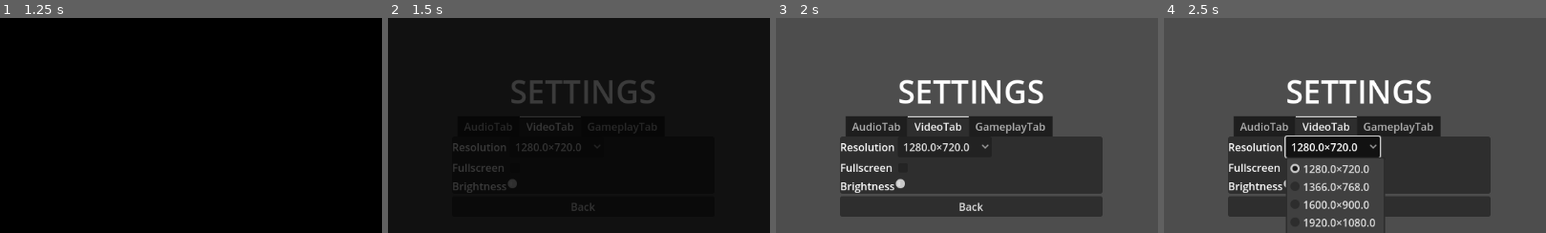
Above: before the commit, frames 1-4 (left to right).
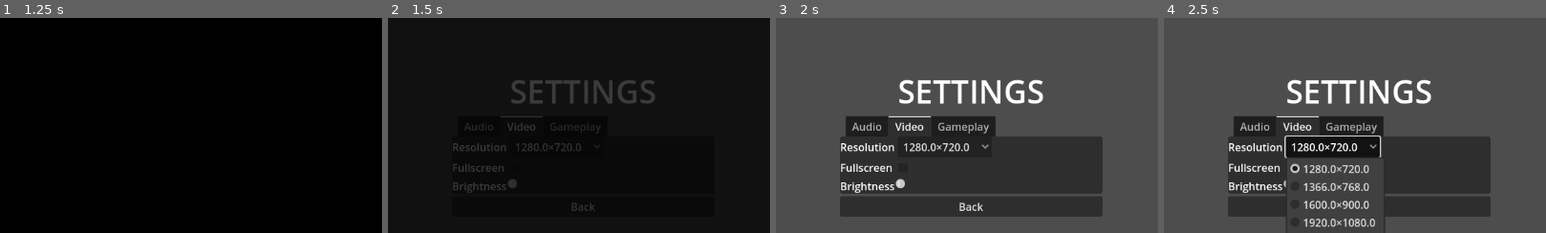
Above: after the commit, the same moments.

Repository: leslieharding/Mnemosyne
Game: Godot game, scene res://Scenes/MainMenu.tscn
Two runs of this game, one before a commit and one after it. Both use one fixed random seed, a clock stepped at 60 frames per second and the inputs below. The project has no main scene, so this scene is started directly.
Inputs:
- Up to frame 1 (1.25 s): click "Settings" at 0.5 s
- Up to frame 2 (1.5 s): click "New Game" at 1.25 s
- Up to frame 3 (2 s): no input
- Up to frame 4 (2.5 s): click "1280.0×720.0" at 2 s
The pictures show only the part of the screen within x 24-74%, y 22-72%; the shares and areas given below are measured in that part.

Frame 1 is identical in both runs. In frame 2, 0.3% of the frame differs, in the area x 28-58%, y 45-54%; in frame 3, 2.1%, in the area x 27-73%, y 45-56%; in frame 4, 2.1%.

Commit message:
update

Diff:
--- a/Scenes/SettingsMenu.tscn
+++ b/Scenes/SettingsMenu.tscn
@@ -43,91 +43,91 @@
 layout_mode = 2
 current_tab = 1
 
-[node name="AudioTab" type="VBoxContainer" parent="SettingsContainer/TabContainer"]
+[node name="Audio" type="VBoxContainer" parent="SettingsContainer/TabContainer"]
 visible = false
 layout_mode = 2
 metadata/_tab_index = 0
 
-[node name="MasterVolumeContainer" type="HBoxContainer" parent="SettingsContainer/TabContainer/AudioTab"]
+[node name="MasterVolumeContainer" type="HBoxContainer" parent="SettingsContainer/TabContainer/Audio"]
 layout_mode = 2
 
-[node name="Label" type="Label" parent="SettingsContainer/TabContainer/AudioTab/MasterVolumeContainer"]
+[node name="Label" type="Label" parent="SettingsContainer/TabContainer/Audio/MasterVolumeContainer"]
 layout_mode = 2
 text = "Master Volume"
 
-[node name="HSlider" type="HSlider" parent="SettingsContainer/TabContainer/AudioTab/MasterVolumeContainer"]
+[node name="HSlider" type="HSlider" parent="SettingsContainer/TabContainer/Audio/MasterVolumeContainer"]
 layout_mode = 2
 value = 80.0
 
-[node name="MusicVolumeContainer2" type="HBoxContainer" parent="SettingsContainer/TabContainer/AudioTab"]
+[node name="MusicVolumeContainer2" type="HBoxContainer" parent="SettingsContainer/TabContainer/Audio"]
 layout_mode = 2
 
-[node name="Label" type="Label" parent="SettingsContainer/TabContainer/AudioTab/MusicVolumeContainer2"]
+[node name="Label" type="Label" parent="SettingsContainer/TabContainer/Audio/MusicVolumeContainer2"]
 layout_mode = 2
 text = "Music Volume"
 
-[node name="HSlider" type="HSlider" parent="SettingsContainer/TabContainer/AudioTab/MusicVolumeContainer2"]
+[node name="HSlider" type="HSlider" parent="SettingsContainer/TabContainer/Audio/MusicVolumeContainer2"]
 layout_mode = 2
 value = 80.0
 
-[node name="SFXVolumeContainer3" type="HBoxContainer" parent="SettingsContainer/TabContainer/AudioTab"]
+[node name="SFXVolumeContainer3" type="HBoxContainer" parent="SettingsContainer/TabContainer/Audio"]
 layout_mode = 2
 
-[node name="Label" type="Label" parent="SettingsContainer/TabContainer/AudioTab/SFXVolumeContainer3"]
+[node name="Label" type="Label" parent="SettingsContainer/TabContainer/Audio/SFXVolumeContainer3"]
 layout_mode = 2
 text = "SFX Volume"
 
-[node name="HSlider" type="HSlider" parent="SettingsContainer/TabContainer/AudioTab/SFXVolumeContainer3"]
+[node name="HSlider" type="HSlider" parent="SettingsContainer/TabContainer/Audio/SFXVolumeContainer3"]
 layout_mode = 2
 value = 80.0
 
-[node name="VoiceVolumeContainer4" type="HBoxContainer" parent="SettingsContainer/TabContainer/AudioTab"]
+[node name="VoiceVolumeContainer4" type="HBoxContainer" parent="SettingsContainer/TabContainer/Audio"]
 layout_mode = 2
 
-[node name="Label" type="Label" parent="SettingsContainer/TabContainer/AudioTab/VoiceVolumeContainer4"]
+[node name="Label" type="Label" parent="SettingsContainer/TabContainer/Audio/VoiceVolumeContainer4"]
 layout_mode = 2
 text = "Voice Volume"
 
-[node name="HSlider" type="HSlider" parent="SettingsContainer/TabContainer/AudioTab/VoiceVolumeContainer4"]
+[node name="HSlider" type="HSlider" parent="SettingsContainer/TabContainer/Audio/VoiceVolumeContainer4"]
 layout_mode = 2
 value = 80.0
 
-[node name="VideoTab" type="VBoxContainer" parent="SettingsContainer/TabContainer"]
+[node name="Video" type="VBoxContainer" parent="SettingsContainer/TabContainer"]
 layout_mode = 2
 metadata/_tab_index = 1
 
-[node name="ResolutionContainer" type="HBoxContainer" parent="SettingsContainer/TabContainer/VideoTab"]
+[node name="ResolutionContainer" type="HBoxContainer" parent="SettingsContainer/TabContainer/Video"]
 layout_mode = 2
 
-[node name="Label" type="Label" parent="SettingsContainer/TabContainer/VideoTab/ResolutionContainer"]
+[node name="Label" type="Label" parent="SettingsContainer/TabContainer/Video/ResolutionContainer"]
 layout_mode = 2
 text = "Resolution"
 
-[node name="OptionButton" type="OptionButton" parent="SettingsContainer/TabContainer/VideoTab/ResolutionContainer"]
+[node name="OptionButton" type="OptionButton" parent="SettingsContainer/TabContainer/Video/ResolutionContainer"]
 layout_mode = 2
 
-[node name="FullscreenToggleContainer" type="HBoxContainer" parent="SettingsContainer/TabContainer/VideoTab"]
+[node name="FullscreenToggleContainer" type="HBoxContainer" parent="SettingsContainer/TabContainer/Video"]
 layout_mode = 2
 
-[node name="Label" type="Label" parent="SettingsContainer/TabContainer/VideoTab/FullscreenToggleContainer"]
+[node name="Label" type="Label" parent="SettingsContainer/TabContainer/Video/FullscreenToggleContainer"]
 layout_mode = 2
 text = "Fullscreen"
 
-[node name="CheckBox" type="CheckBox" parent="SettingsContainer/TabContainer/VideoTab/FullscreenToggleContainer"]
+[node name="CheckBox" type="CheckBox" parent="SettingsContainer/TabContainer/Video/FullscreenToggleContainer"]
 layout_mode = 2
 
-[node name="BrightnessContainer" type="HBoxContainer" parent="SettingsContainer/TabContainer/VideoTab"]
+[node name="BrightnessContainer" type="HBoxContainer" parent="SettingsContainer/TabContainer/Video"]
 layout_mode = 2
 
-[node name="Label" type="Label" parent="SettingsContainer/TabContainer/VideoTab/BrightnessContainer"]
+[node name="Label" type="Label" parent="SettingsContainer/TabContainer/Video/BrightnessContainer"]
 layout_mode = 2
 text = "Brightness"
 
-[node name="HSlider" type="HSlider" parent="SettingsContainer/TabContainer/VideoTab/BrightnessContainer"]
+[node name="HSlider" type="HSlider" parent="SettingsContainer/TabContainer/Video/BrightnessContainer"]
 layout_mode = 2
 value = 50.0
 
-[node name="GameplayTab" type="VBoxContainer" parent="SettingsContainer/TabContainer"]
+[node name="Gameplay" type="VBoxContainer" parent="SettingsContainer/TabContainer"]
 visible = false
 layout_mode = 2
 metadata/_tab_index = 2
--- a/Scripts/settings_menu.gd
+++ b/Scripts/settings_menu.gd
@@ -17,15 +17,15 @@
 ]
 
 # References to UI nodes
-@onready var master_slider = $SettingsContainer/TabContainer/AudioTab/MasterVolumeContainer/HSlider
-@onready var music_slider = $SettingsContainer/TabContainer/AudioTab/MusicVolumeContainer2/HSlider
-@onready var sfx_slider = $SettingsContainer/TabContainer/AudioTab/SFXVolumeContainer3/HSlider
-@onready var voice_slider = $SettingsContainer/TabContainer/AudioTab/VoiceVolumeContainer4/HSlider
+@onready var master_slider = $SettingsContainer/TabContainer/Audio/MasterVolumeContainer/HSlider
+@onready var music_slider = $SettingsContainer/TabContainer/Audio/MusicVolumeContainer2/HSlider
+@onready var sfx_slider = $SettingsContainer/TabContainer/Audio/SFXVolumeContainer3/HSlider
+@onready var voice_slider = $SettingsContainer/TabContainer/Audio/VoiceVolumeContainer4/HSlider
 
 # Video settings UI references
-@onready var resolution_dropdown = $SettingsContainer/TabContainer/VideoTab/ResolutionContainer/OptionButton
-@onready var fullscreen_checkbox = $SettingsContainer/TabContainer/VideoTab/FullscreenToggleContainer/CheckBox
-@onready var brightness_slider = $SettingsContainer/TabContainer/VideoTab/BrightnessContainer/HSlider
+@onready var resolution_dropdown = $SettingsContainer/TabContainer/Video/ResolutionContainer/OptionButton
+@onready var fullscreen_checkbox = $SettingsContainer/TabContainer/Video/FullscreenToggleContainer/CheckBox
+@onready var brightness_slider = $SettingsContainer/TabContainer/Video/BrightnessContainer/HSlider
 
 func _ready():
 	# Setup resolution dropdown
